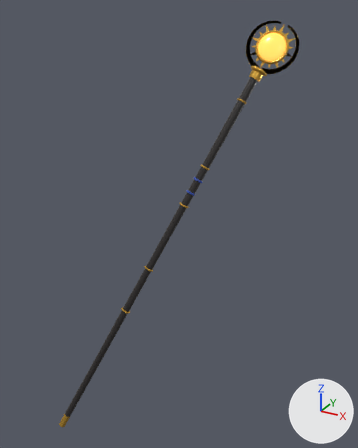
The glTF model public/avatar/items/prop_sun_staff.glb, before and after one commit.
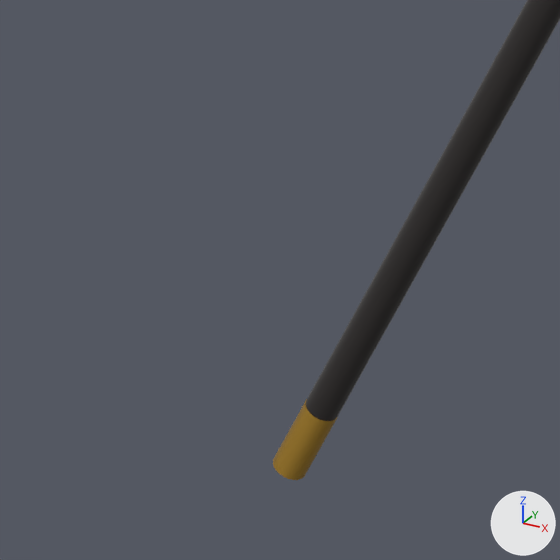
There are two pictures of each version: one whole from a 50 mm camera at (0.305, -1.587, 1.247) aimed at (-0.462, -0.193, 0.55), one close up on the part from 3% to 31% of the width and 76% to 99% of the height. The axes (+X, +Y, +Z) are drawn at lower right. The lights are the same throughout. The first two pictures are the older version. Vertices at exactly the same position are counted once.

The older version as bpy lines, for what is in view:
```python
me_prop_sun_staff_gold = bpy.data.meshes.new('prop_sun_staff_gold')
me_prop_sun_staff_gold.from_pydata(...)  # 2180 vertices, 4248 faces; spans x -0.79..-0.17, y -0.559..0.093, z -0.225..1.204
me_prop_sun_staff_gold.materials.append(mat_gold)  # orange #e2b14a
me_prop_sun_staff_shaft = bpy.data.meshes.new('prop_sun_staff_shaft')
me_prop_sun_staff_shaft.from_pydata(...)  # 720 vertices, 1392 faces; spans x -0.789..-0.281, y -0.558..0.028, z -0.225..1.034
me_prop_sun_staff_shaft.materials.append(mat_ebony)  # black #1a1412
ob_prop_sun_staff_gold = bpy.data.objects.new('prop_sun_staff_gold', me_prop_sun_staff_gold)
ob_prop_sun_staff_gold.location = (0.0, 0.0, 0.0)
ob_prop_sun_staff_shaft = bpy.data.objects.new('prop_sun_staff_shaft', me_prop_sun_staff_shaft)
ob_prop_sun_staff_shaft.location = (0.0, 0.0, 0.0)
```
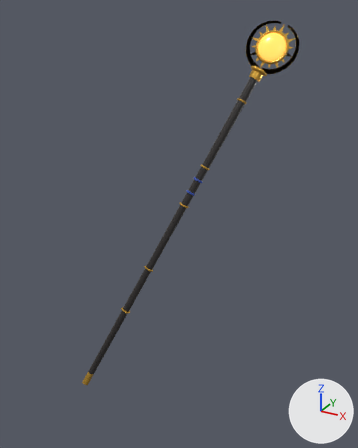
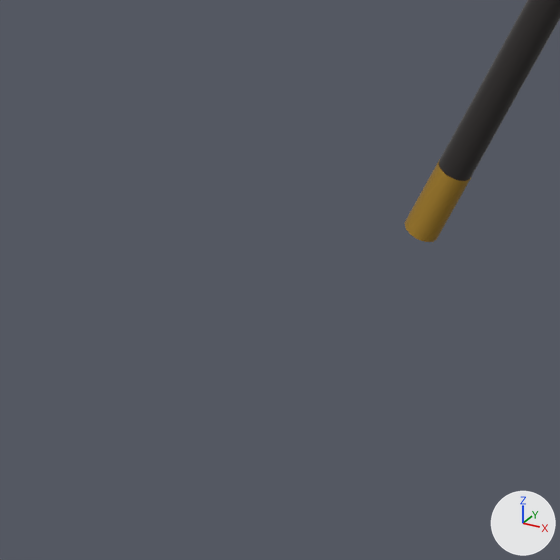
What differs and where, as boxes (x1, y1, x2, y2) in the close-ups (560 x 560 px):
```json
{"object": "prop_sun_staff_shaft", "change": "reshaped", "before": [306, 0, 560, 421], "after": [439, 0, 560, 181]}
{"object": "prop_sun_staff_gold", "change": "reshaped", "before": [273, 399, 337, 480], "after": [405, 159, 471, 242]}
```

Edits to the scene script, one JSON object a line:
```json
{"block": "me_prop_sun_staff_shaft", "where": "# used by ob_prop_sun_staff_shaft; location = (0.0, 0.0, 0.0)"}
{"op": "remove", "block": "me_prop_sun_staff_shaft", "code": "me_prop_sun_staff_shaft.from_pydata(...)  # 720 vertices, 1392 faces; spans x -0.789..-0.281, y -0.558..0.028, z -0.225..1.034"}
{"op": "add", "block": "me_prop_sun_staff_shaft", "code": "me_prop_sun_staff_shaft.from_pydata(...)  # 720 vertices, 1392 faces; spans x -0.722..-0.281, y -0.481..0.027, z -0.054..1.034"}
{"block": "me_prop_sun_staff_shaft", "change": "me_prop_sun_staff_shaft part 1: the whole mesh is multiplied about its middle by the matrix ((0.984, -0.018, -0.039), (-0.018, 0.978, -0.045), (-0.039, -0.045, 0.898)), then moved by (0.033, 0.039, 0.086)"}
{"block": "me_prop_sun_staff_gold", "where": "# used by ob_prop_sun_staff_gold; location = (0.0, 0.0, 0.0)"}
{"op": "remove", "block": "me_prop_sun_staff_gold", "code": "me_prop_sun_staff_gold.from_pydata(...)  # 2180 vertices, 4248 faces; spans x -0.79..-0.17, y -0.559..0.093, z -0.225..1.204"}
{"op": "add", "block": "me_prop_sun_staff_gold", "code": "me_prop_sun_staff_gold.from_pydata(...)  # 2180 vertices, 4248 faces; spans x -0.723..-0.17, y -0.481..0.093, z -0.054..1.204"}
{"block": "me_prop_sun_staff_gold", "change": "me_prop_sun_staff_gold part 2: the loose piece of 42 vertices spanning x -0.79..-0.75, y -0.559..-0.517, z -0.225..-0.17 is moved by (0.067, 0.078, 0.172)"}
```
